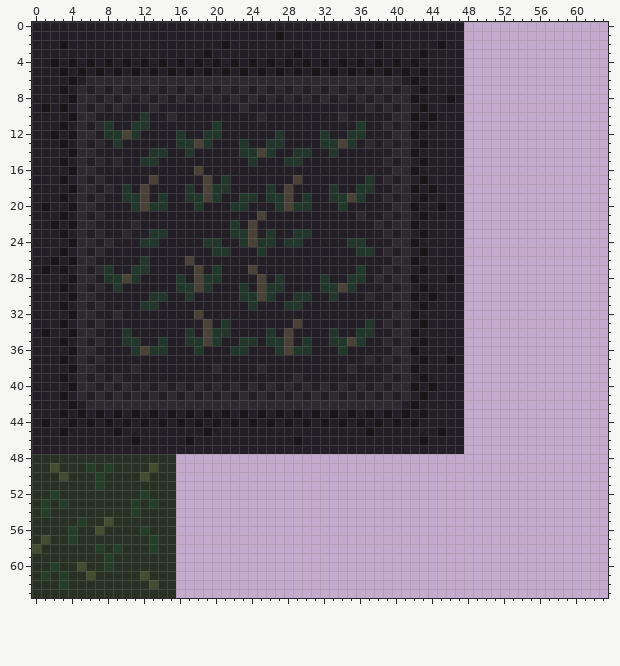
A pixel-art file gets an edit: Aseprite files/ground tiles.aseprite. Above, as it was before the edit.
64x64 pixels, 1 frame.
Now the later version:
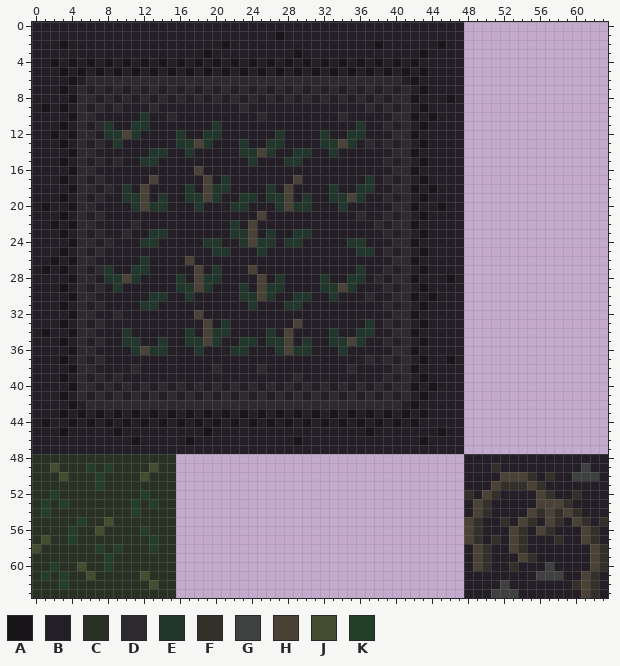
Palette (. is transparent): A #181619  B #241f26  C #283124  D #2d292f  E #22372b  F #332f29  G #3f4140  H #4a4237  J #444d2f  K #243f28
Commit: impassable ground tile
Edits made:
Changed rows in their new state; - is an unchanged pixel.
first column x 48:
48 BBBBBBBBBBBBBBBB
49 BBBFBBBBBBBBBGBB
50 BBBBHHHFBFBBGGGB
51 BBBHFFFHFBBBBBBB
52 FBHFBBBBHFBBFBBB
53 BHFBBBBBHHHFBBBB
54 BHFBBBBHFHFHFBBB
55 HFBBFBHFBHFBHFBF
56 HFBBBHFBHFBBBHFB
57 HFBFBHFBBBFBBHFB
58 BHFBBHFBBBBBBBHF
59 BHFBBBHFBBBBBBHF
60 BHFBBFBBBGBBBBHF
61 BBBBBBBBGGGBBHFB
62 BBBBGBBBBBBBFHFB
63 BBBGGGBBBBBBBHFB
Boxes around the changes in both pictures, in picture pixels (x1, y1, x2, y2):
added: (464, 454, 608, 598)
